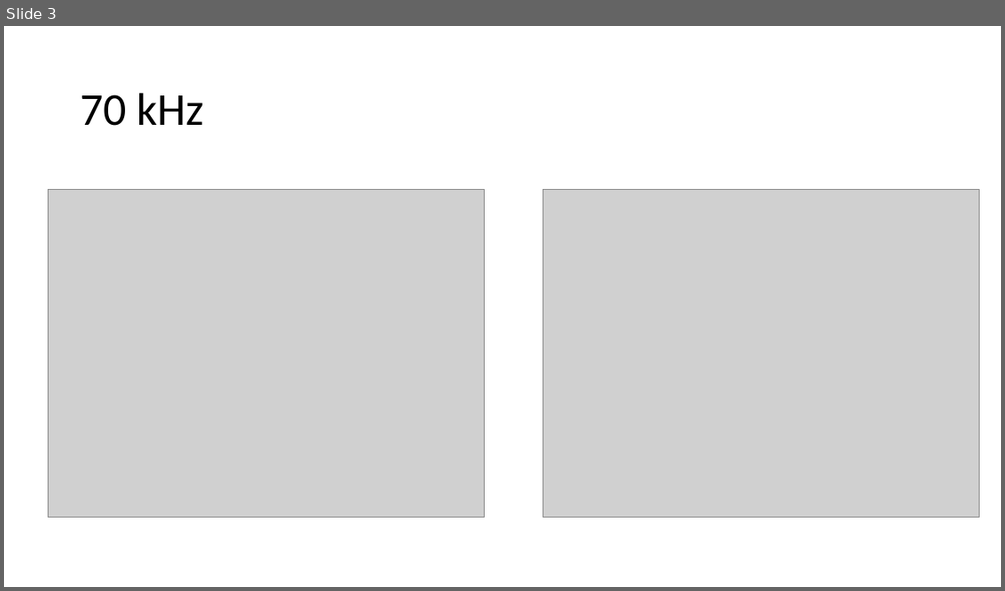
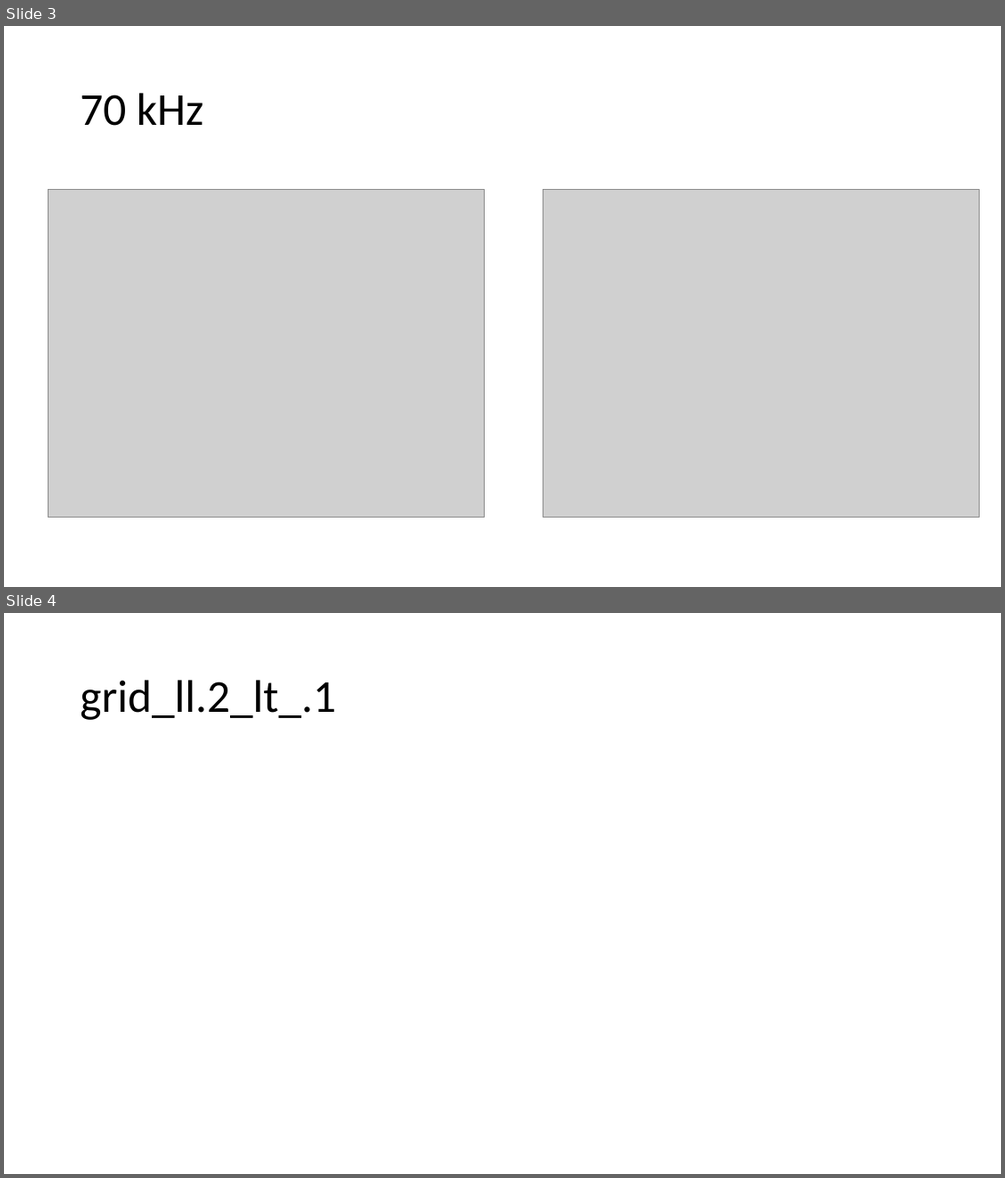
Before and after one commit to acossio/AMLR23-24_acoustics, a slide deck: figures/figures.pptx. Shown one above the other, each under a label of ours: slide 3 before the commit, slides 3 and 4 after it. The pictures are 1005x591 and 1005x1178 pixels, drawn with LibreOffice and Linux fonts; fonts in the diff are those of the drawing; grey boxes stand for pictures. Boxes give left, top, right and bottom in pixels: in the first picture for what was removed or moved away, otherwise in the second. Text is boxed around its words. In the diff, an @@ line names an element or a change of style, - is before the commit and + after.

Commit message:
large update
Reprocessed data with longitude being 0.2 grid instead of 0.1. Updated Tables.doc. Added new plots.

```diff
--- a/figures/figures.pptx
+++ b/figures/figures.pptx
@@ slide 4 added at (4,613,1001,1174), background #FFFFFF @@
@@ title added at (80,680,336,720), 44 pt, text #000000 @@
+grid_ll.2_lt_.1
```
Also in this commit, not shown: 1 other slide added, 1 slide removed, 16 other files.
